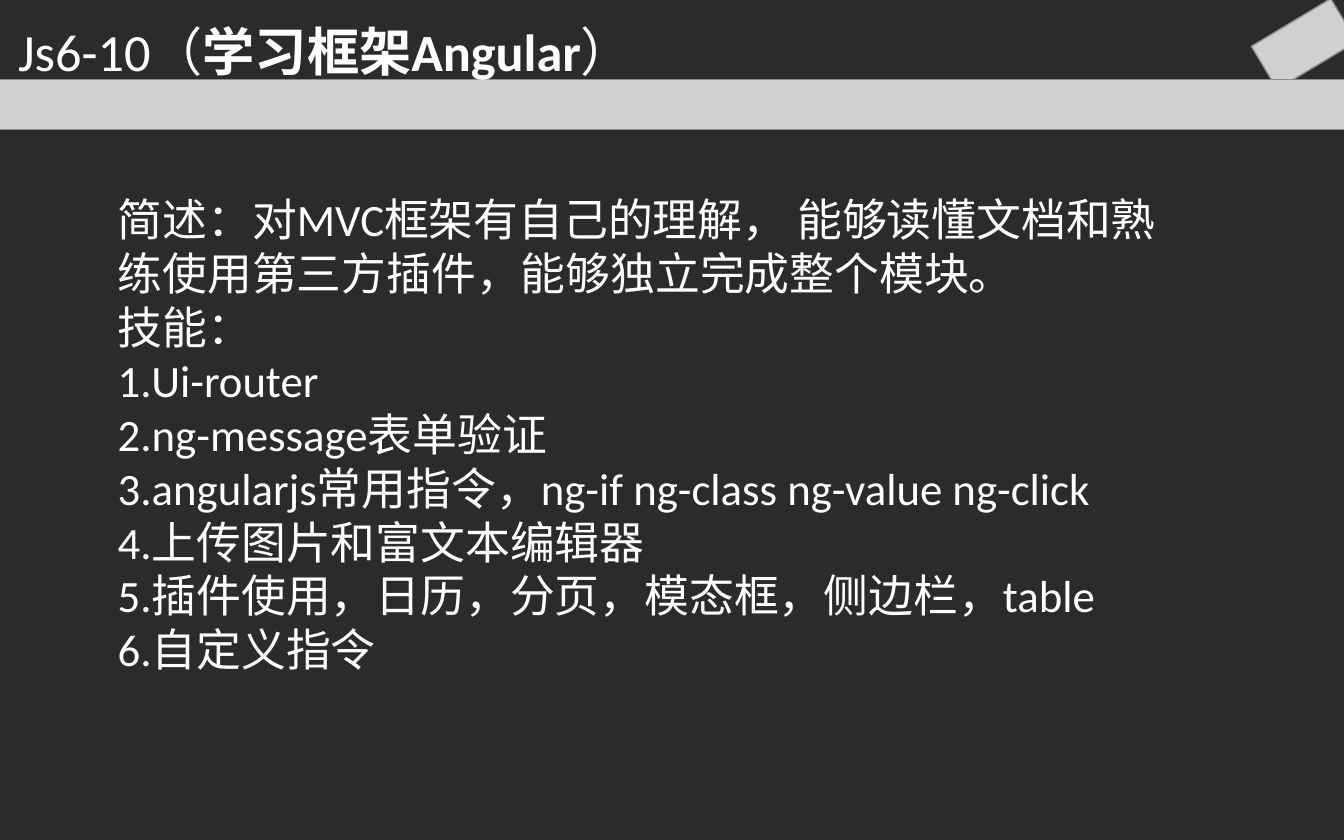
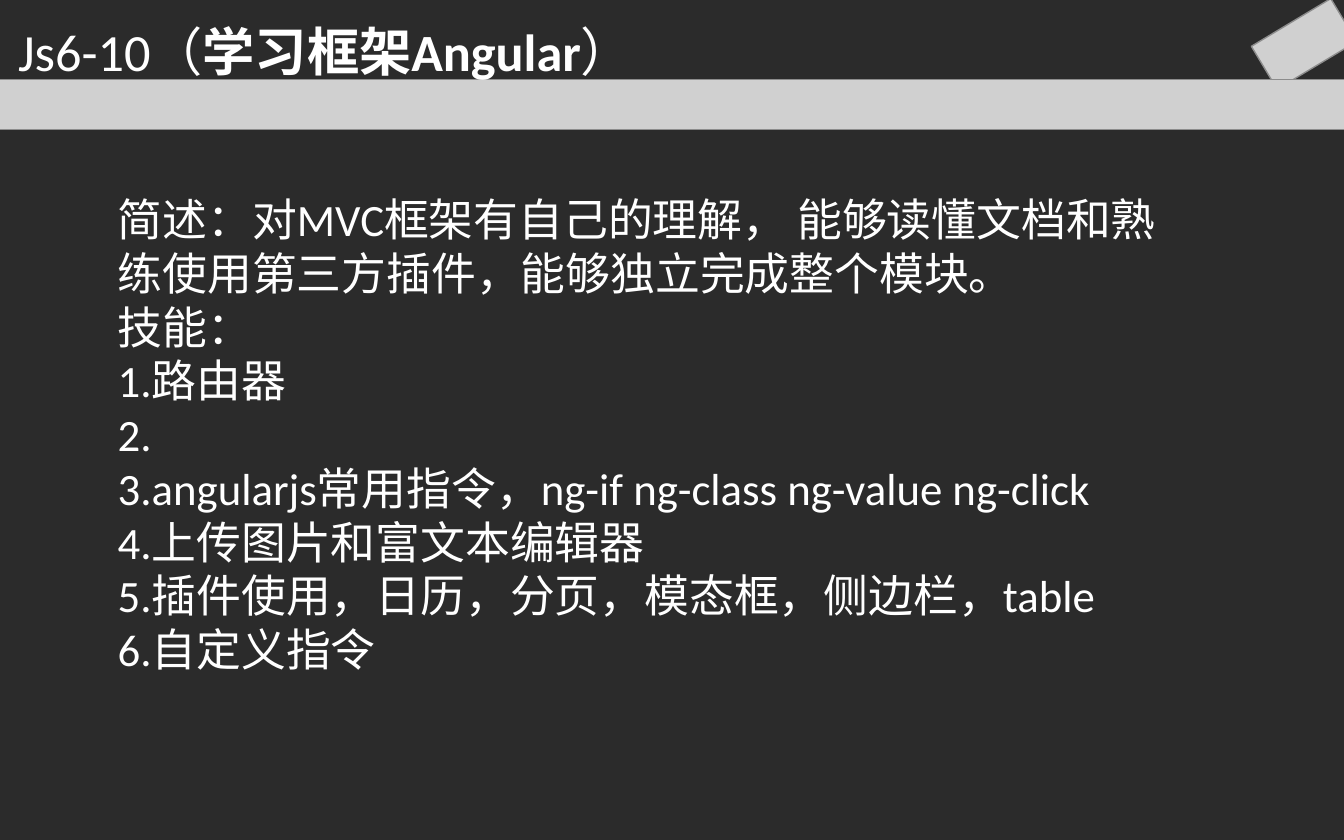
Before and after one commit to gu1354181433/learn, a slide deck: slide 10 of small-class/复盘审核.pptx. Drawn at 1344x840 pixels with LibreOffice and Linux fonts; fonts in the diff are those of the drawing; grey boxes stand for pictures; background and template pictures are left out; a plain dark background stands for a picture behind light text. Boxes give left, top, right and bottom in pixels: in the first picture for what was removed or moved away, otherwise in the second. Text is boxed around its words. In the diff, an @@ line names an element or a change of style, - is before the commit and + after.

```diff
--- a/small-class/复盘审核.pptx
+++ b/small-class/复盘审核.pptx
@@ text at (118, 360, 286, 452): text changed @@
-1.Ui-router
-2.ng-message表单验证
+1.路由器
+2.
```
